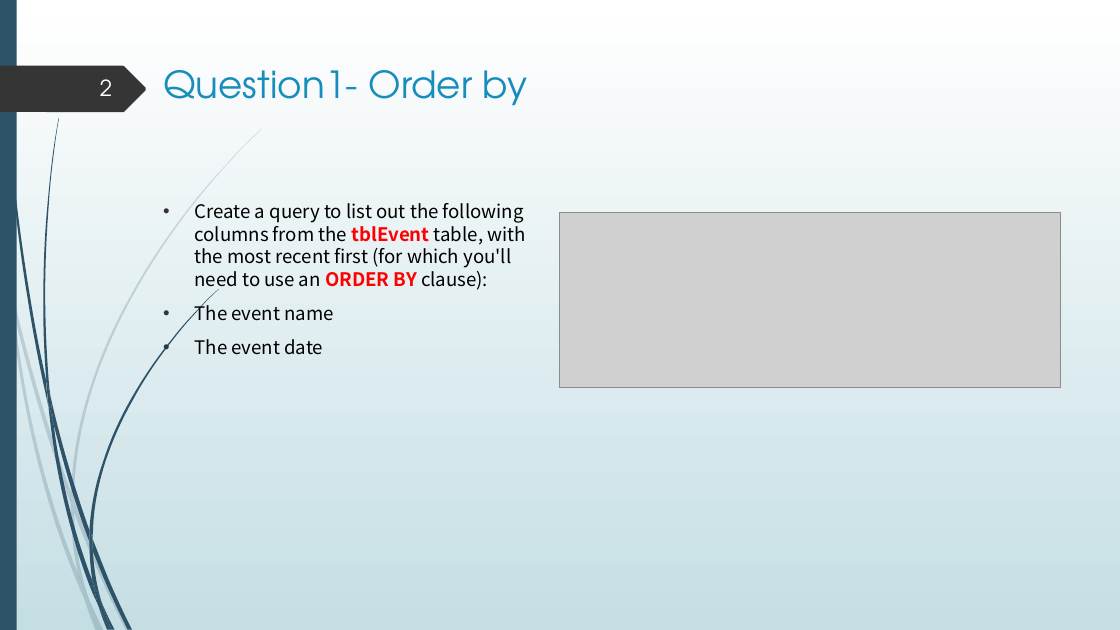
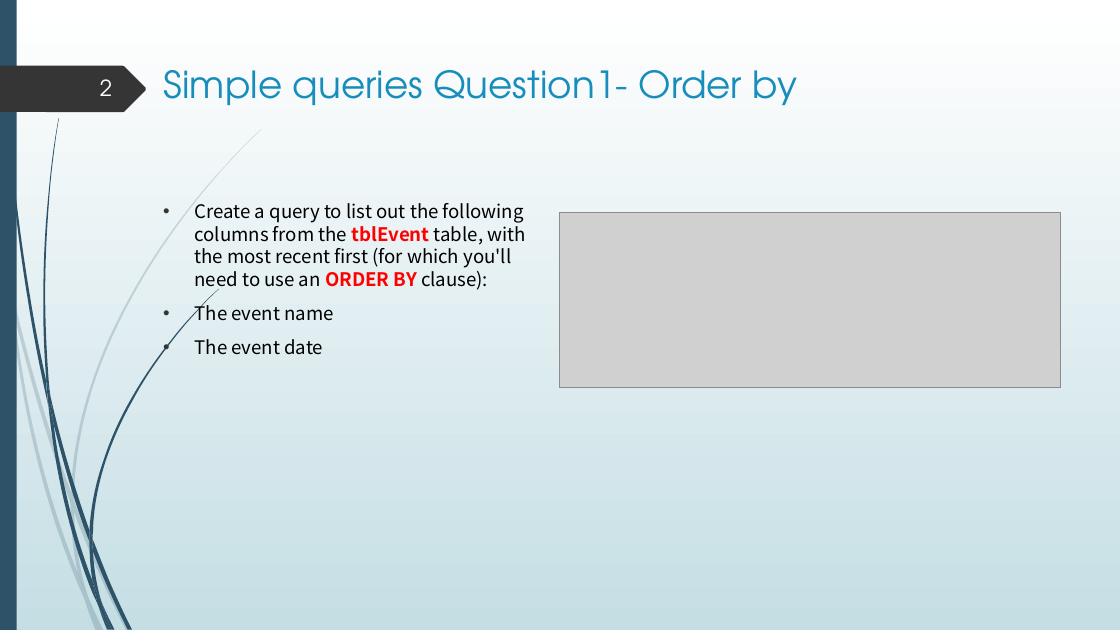
Before and after one commit to hsu0808/mssql-learning-2023-summer, a slide deck: slide 2 of sql answer.pptx. Drawn at 1120x630 pixels with LibreOffice and Linux fonts; fonts in the diff are those of the drawing; grey boxes stand for pictures. Boxes give left, top, right and bottom in pixels: in the first picture for what was removed or moved away, otherwise in the second. Text is boxed around its words. In the diff, an @@ line names an element or a change of style, - is before the commit and + after.

Commit message:
2023/07/19

```diff
--- a/sql answer.pptx
+++ b/sql answer.pptx
@@ title at (163, 70, 798, 105): text changed @@
-Question1- Order by
+Simple queries Question1- Order by
```
Also in this commit, not shown: 1 other slide changed, 4 slides added.
